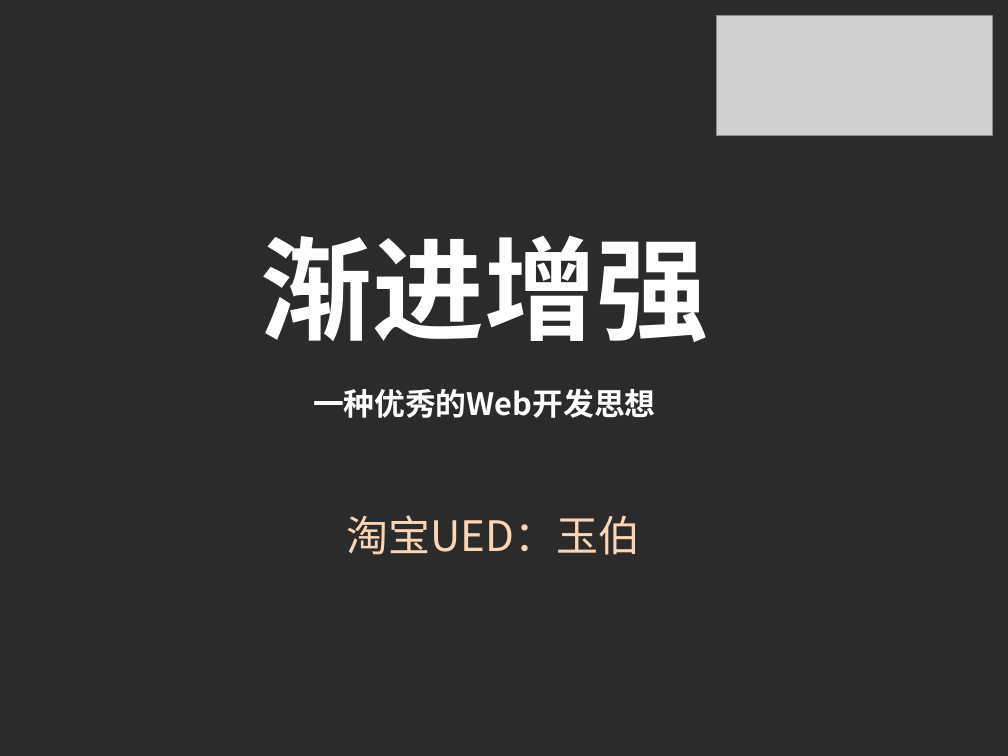
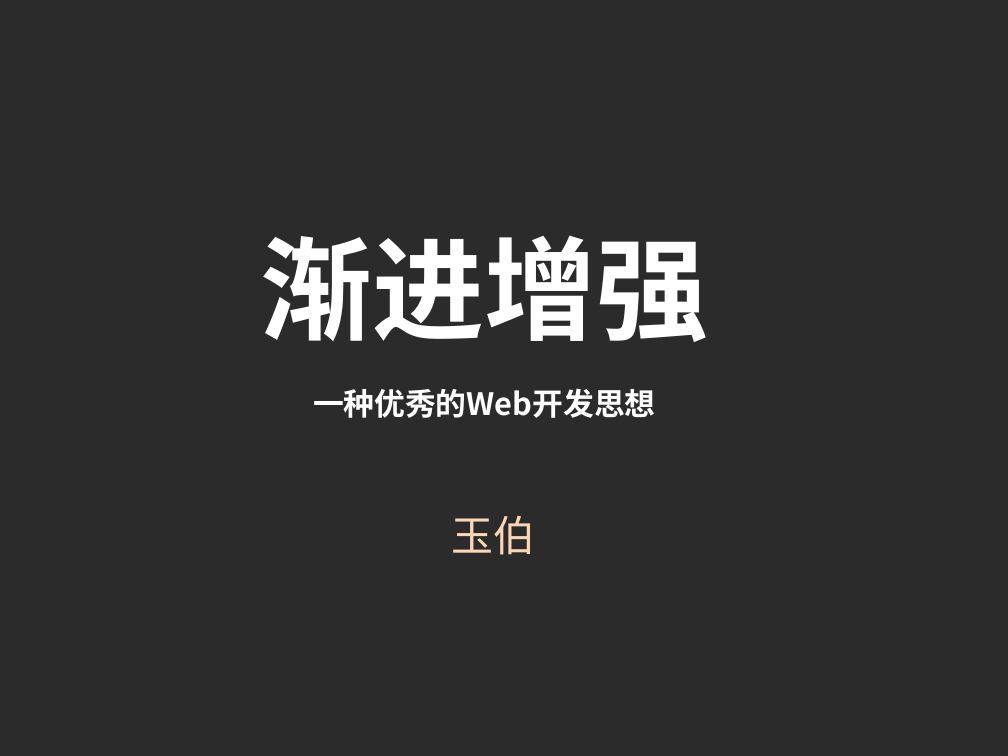
Before and after one commit to ilife5/lifesinger.github.com, a slide deck: slide 1 of share/2010/201012_Progressive-Enhancement.pptx. Drawn at 1008x756 pixels with LibreOffice and Linux fonts; fonts in the diff are those of the drawing; grey boxes stand for pictures; background and template pictures are left out; a plain dark background stands for a picture behind light text. Boxes give left, top, right and bottom in pixels: in the first picture for what was removed or moved away, otherwise in the second. Text is boxed around its words. In the diff, an @@ line names an element or a change of style, - is before the commit and + after.

```diff
--- a/share/2010/201012_Progressive-Enhancement.pptx
+++ b/share/2010/201012_Progressive-Enhancement.pptx
@@ picture removed at <box>717,16,992,135</box> @@
@@ subtitle at <box>451,516,535,555</box>: text changed @@
-淘宝UED：玉伯
+玉伯
```
Also in this commit, not shown: 8 other slides changed, 4 slides added, 1 slide removed.
